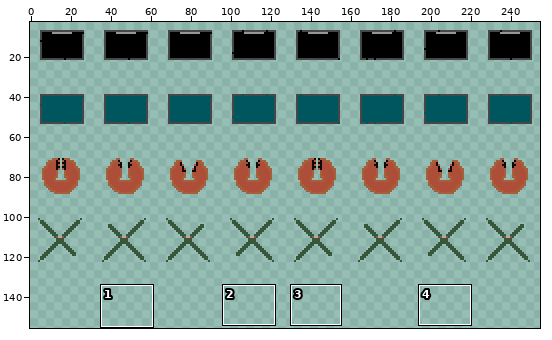
File history of a sprite sheet, LD27_PROJECT/img temp/ready/mobSheet.png. Above, an overview of the earlier version with the close-up marked.
Close-up. The starting point:
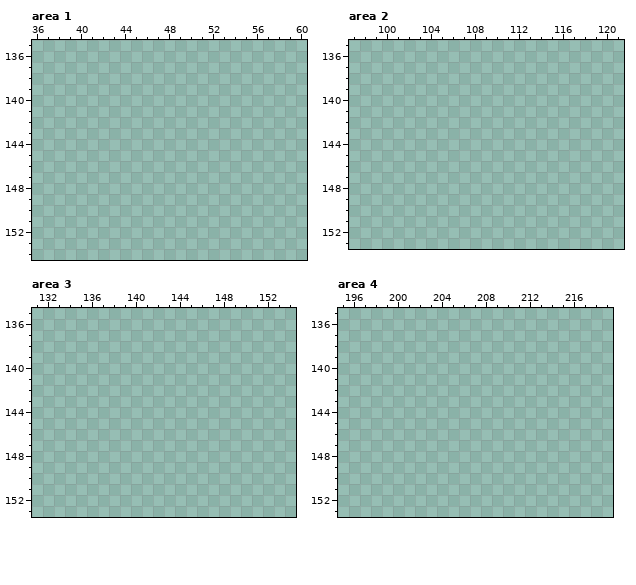
The file is 256x256 pixels. Shown: area 1: x 36..60, y 135..154; area 2: x 97..121, y 135..153; area 3: x 131..154, y 135..153; area 4: x 195..219, y 135..153. The wide view leaves out empty margins. The commit also changed other parts of the picture, which this record leaves out.
Once edited:
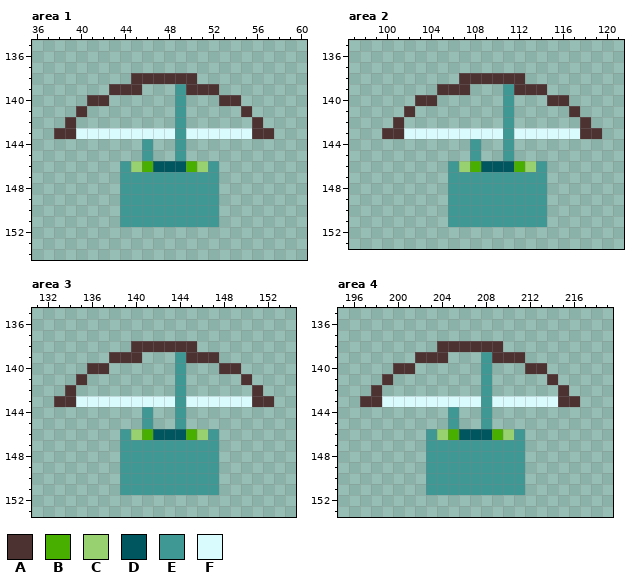
Palette (. is transparent): A #4d3232  B #48af00  C #98d16f  D #00565f  E #409894  F #dafbfe
Edits made:
--- area 1
@@ x 36..60 @@
 137 .........................
-138 .........................
-139 .........................
-140 .........................
-141 .........................
-142 .........................
-143 .........................
-144 .........................
-145 .........................
-146 .........................
-147 .........................
-148 .........................
-149 .........................
-150 .........................
-151 .........................
+138 .........AAAAAA..........
+139 .......AAA...EAAA........
+140 .....AA......E...AA......
+141 ....A........E.....A.....
+142 ...A.........E......A....
+143 ..AAFFFFFFFFFEFFFFFFAA...
+144 ..........E..E...........
+145 ..........E..E...........
+146 ........ECBDDDBCE........
+147 ........EEEEEEEEE........
+148 ........EEEEEEEEE........
+149 ........EEEEEEEEE........
+150 ........EEEEEEEEE........
+151 ........EEEEEEEEE........
 152 .........................
--- area 2
@@ x 97..121 @@
 137 .........................
-138 .........................
-139 .........................
-140 .........................
-141 .........................
-142 .........................
-143 .........................
-144 .........................
-145 .........................
-146 .........................
-147 .........................
-148 .........................
-149 .........................
-150 .........................
-151 .........................
+138 ..........AAAAAA.........
+139 ........AAA...EAAA.......
+140 ......AA......E...AA.....
+141 .....A........E.....A....
+142 ....A.........E......A...
+143 ...AAFFFFFFFFFEFFFFFFAA..
+144 ...........E..E..........
+145 ...........E..E..........
+146 .........ECBDDDBCE.......
+147 .........EEEEEEEEE.......
+148 .........EEEEEEEEE.......
+149 .........EEEEEEEEE.......
+150 .........EEEEEEEEE.......
+151 .........EEEEEEEEE.......
 152 .........................
--- area 3
@@ x 131..154 @@
 137 ........................
-138 ........................
-139 ........................
-140 ........................
-141 ........................
-142 ........................
-143 ........................
-144 ........................
-145 ........................
-146 ........................
-147 ........................
-148 ........................
-149 ........................
-150 ........................
-151 ........................
+138 .........AAAAAA.........
+139 .......AAA...EAAA.......
+140 .....AA......E...AA.....
+141 ....A........E.....A....
+142 ...A.........E......A...
+143 ..AAFFFFFFFFFEFFFFFFAA..
+144 ..........E..E..........
+145 ..........E..E..........
+146 ........ECBDDDBCE.......
+147 ........EEEEEEEEE.......
+148 ........EEEEEEEEE.......
+149 ........EEEEEEEEE.......
+150 ........EEEEEEEEE.......
+151 ........EEEEEEEEE.......
 152 ........................
--- area 4
@@ x 195..219 @@
 137 .........................
-138 .........................
-139 .........................
-140 .........................
-141 .........................
-142 .........................
-143 .........................
-144 .........................
-145 .........................
-146 .........................
-147 .........................
-148 .........................
-149 .........................
-150 .........................
-151 .........................
+138 .........AAAAAA..........
+139 .......AAA...EAAA........
+140 .....AA......E...AA......
+141 ....A........E.....A.....
+142 ...A.........E......A....
+143 ..AAFFFFFFFFFEFFFFFFAA...
+144 ..........E..E...........
+145 ..........E..E...........
+146 ........ECBDDDBCE........
+147 ........EEEEEEEEE........
+148 ........EEEEEEEEE........
+149 ........EEEEEEEEE........
+150 ........EEEEEEEEE........
+151 ........EEEEEEEEE........
 152 .........................
